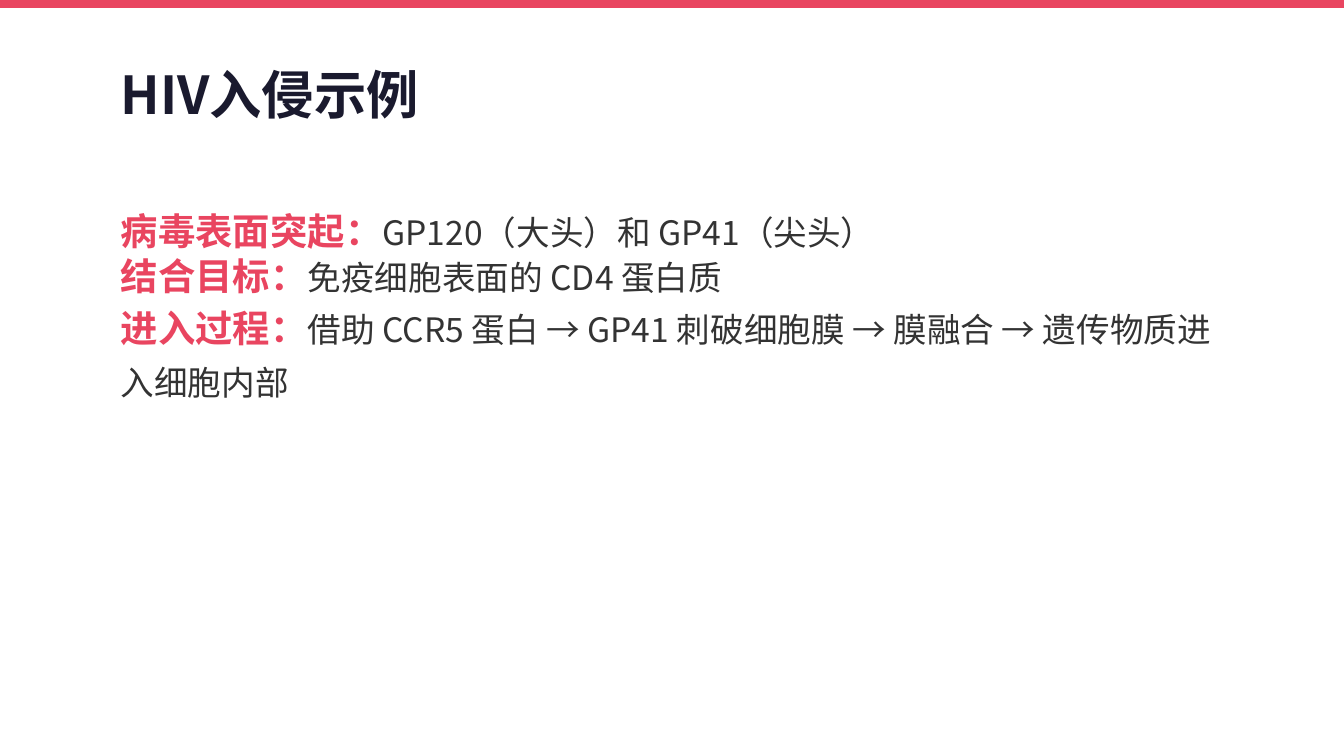
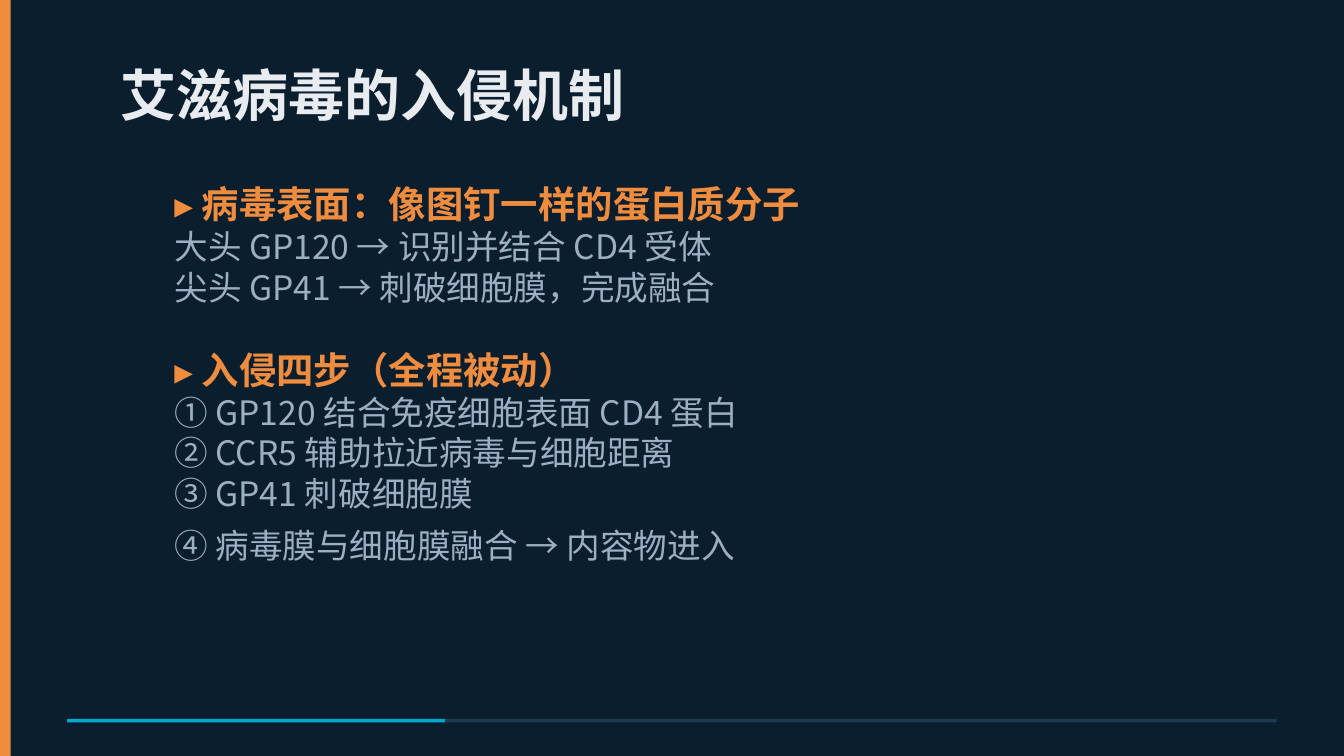
Before and after one commit to 1998x-stack/srt2ppt, a slide deck: slide 6 of examples/第3集-slides.pptx (slide 8 before the commit). Drawn at 1344x756 pixels with LibreOffice and Linux fonts; fonts in the diff are those of the drawing. Boxes give left, top, right and bottom in pixels: in the first picture for what was removed or moved away, otherwise in the second. Text is boxed around its words. In the diff, an @@ line names an element or a change of style, - is before the commit and + after.

```diff
--- a/examples/第3集-slides.pptx
+++ b/examples/第3集-slides.pptx
@@ background #FFFFFF to #0B1E2E @@
@@ rectangle removed at [0,0,1344,8] @@
@@ rectangle added at [0,0,11,756], fill #F08C3E @@
@@ text at [121,68,625,121]: text changed; size 28 to 30 pt; text colour #1A1A2E to #E8ECF0 @@
-HIV入侵示例
+艾滋病毒的入侵机制
@@ text at [174,186,800,561]: text changed; text colour #333333 to #9BB0C2 @@
-病毒表面突起：GP120（大头）和 GP41（尖头）
-结合目标：免疫细胞表面的 CD4 蛋白质
-进入过程：借助 CCR5 蛋白 → GP41 刺破细胞膜 → 膜融合 → 遗传物质进入细胞内部
+▸ 病毒表面：像图钉一样的蛋白质分子
+大头 GP120 → 识别并结合 CD4 受体
+尖头 GP41 → 刺破细胞膜，完成融合
+▸ 入侵四步（全程被动）
+① GP120 结合免疫细胞表面 CD4 蛋白
+② CCR5 辅助拉近病毒与细胞距离
+③ GP41 刺破细胞膜
+④ 病毒膜与细胞膜融合 → 内容物进入
@@ rectangle added at [67,719,1277,723], fill #1E3A50 @@
@@ rectangle added at [67,719,445,723], fill #00A8CC @@
```
Also in this commit, not shown: 5 other slides changed, 11 slides added, 13 slides removed, 9 other files.
